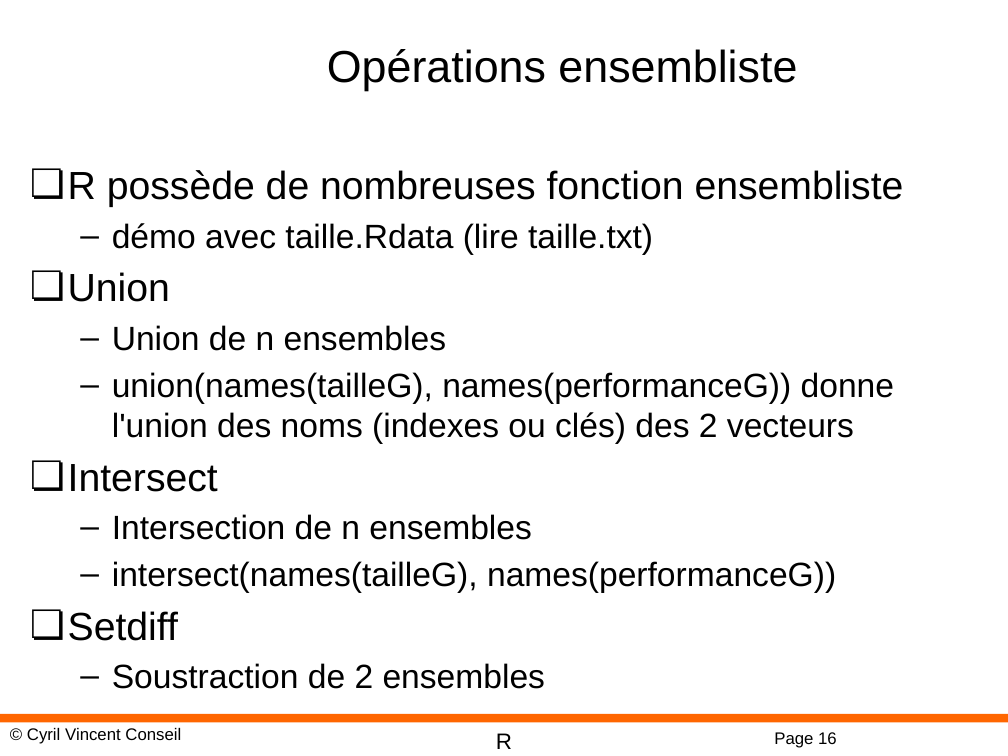
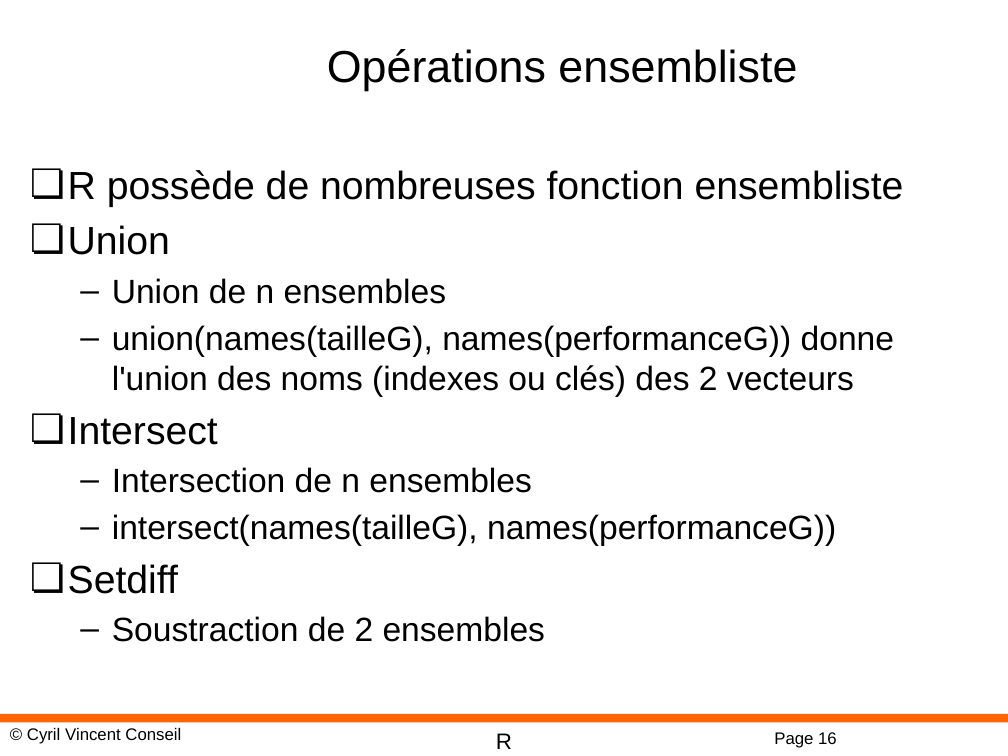
Before and after one commit to cyrilvincent/R, a slide deck: slide 16 of ppt/R-06-Stats.pptx. Drawn at 1008x756 pixels with LibreOffice and Linux fonts; fonts in the diff are those of the drawing; background and template pictures are left out. Boxes give left, top, right and bottom in pixels: in the first picture for what was removed or moved away, otherwise in the second. Text is boxed around its words. In the diff, an @@ line names an element or a change of style, - is before the commit and + after.

```diff
--- a/ppt/R-06-Stats.pptx
+++ b/ppt/R-06-Stats.pptx
@@ text at box(112, 223, 653, 255): paragraph removed @@
-  – démo avec taille.Rdata (lire taille.txt)
```
Also in this commit, not shown: 3 other files.
